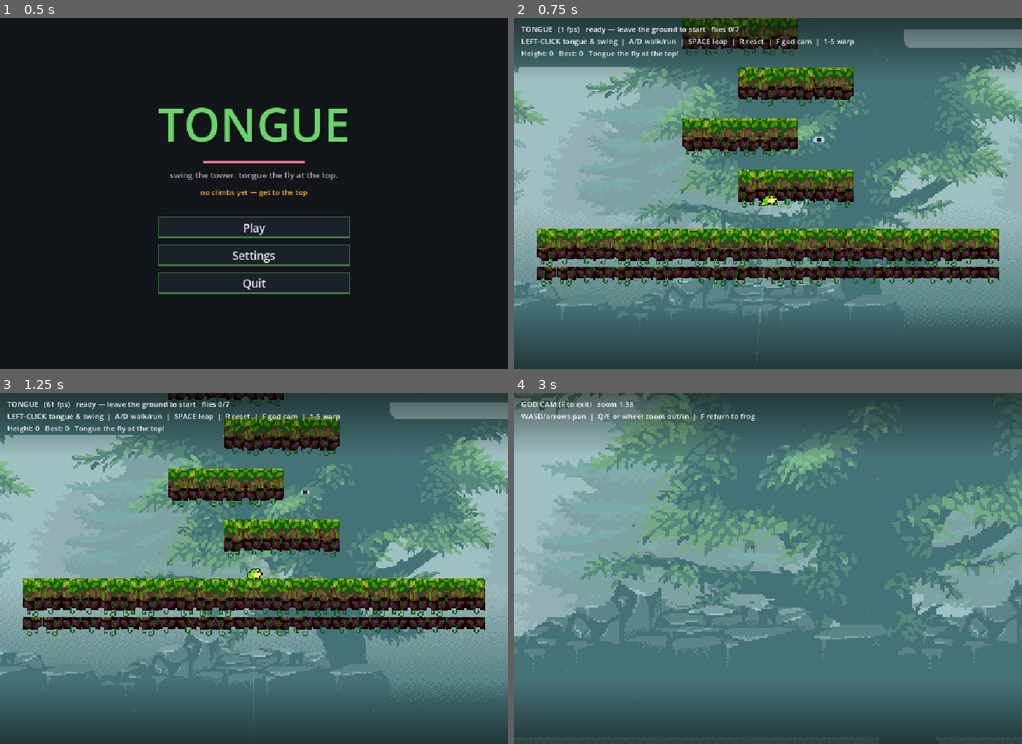
Above: before the commit, frames 1-4 (two rows, left to right).
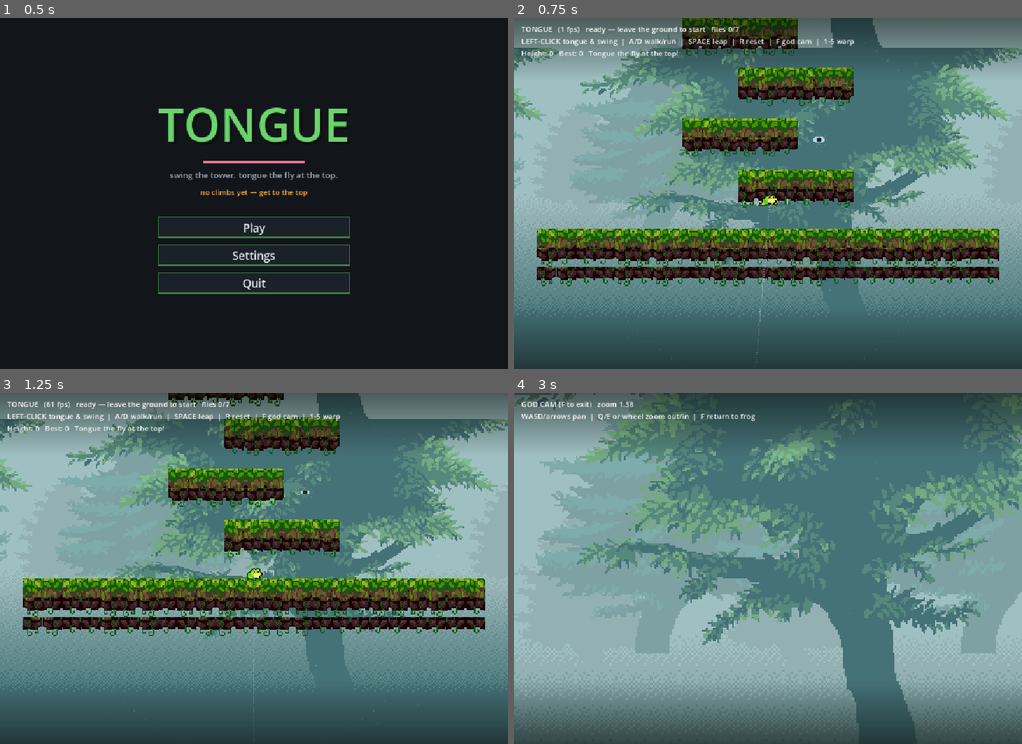
Above: after the commit, the same moments.

Repository: asg86260/Tongue
Game: Godot game, scene res://Title.tscn
Two runs of this game, one before a commit and one after it. Both use one fixed random seed, a clock stepped at 60 frames per second and the inputs below.
Inputs (mouse positions are in pixels of both pictures, inside the frame that each line leads up to):
- Up to frame 1 (0.5 s): no input
- Up to frame 2 (0.75 s): click "Play" at 0.5 s
- Up to frame 3 (1.25 s): no input
- Up to frame 4 (3 s): tap Enter at 1.25 s; move the mouse to (879, 550) at 1.27 s; press the mouse at (879, 550) at 1.28 s; hold D (move_right) 1.28-2.03 s; tap Space (jump) at 1.52, 1.82, 2.27, 2.57 s; move the mouse to (666, 586) at 2.02 s; release the mouse at (666, 586) at 2.03 s; hold S (move_down) 2.03-2.78 s; tap F (godcam) at 2.1 s; move the mouse to (818, 491) at 2.77 s; hold D (move_right) from 2.78 s (still down); hold E (zoom_in) from 2.78 s (still down)

Frame 1 is identical in both runs. In frame 2, 17% of the frame differs, in the area x 0-100%, y 0-84%; in frame 3, 17%; in frame 4, 43%, in the area x 0-100%, y 0-98%.

Commit message:
Pin sky layer + add --shot dev screenshot hook
Backdrop: pin the gradient sky vertically (motion.y=0, no vertical tiling) so it
never seams while climbing; only the transparent tree layers parallax/tile. Drop
the ground-rocks layer (doesn't suit a vertical climb). Fixes the top-right seam.

Game:  launch flag saves a viewport screenshot to user://shot.png (works
even when the window is occluded/fullscreen, unlike external capture).

Co-Authored-By: Claude Opus 4.8 <noreply@anthropic.com>

Diff:
--- a/Backdrop.gd
+++ b/Backdrop.gd
@@ -8,17 +8,18 @@
 const L_BACK := preload("res://assets/bg/mist-back.png")
 const L_BACKTREES := preload("res://assets/bg/mist-back-trees.png")
 const L_TREE := preload("res://assets/bg/mist-tree.png")
-const L_ROCKS := preload("res://assets/bg/mist-rocks.png")
 
 func _ready() -> void:
 	layer = -10   # ParallaxBackground is a CanvasLayer — sit behind the world
-	# far → near: motion_scale grows so nearer layers parallax more
-	_layer(L_BACK, Vector2(0.10, 0.06), 3.4)
-	_layer(L_BACKTREES, Vector2(0.16, 0.10), 3.4)
-	_layer(L_TREE, Vector2(0.26, 0.16), 3.2)
-	_layer(L_ROCKS, Vector2(0.40, 0.26), 3.0)
+	# Sky gradient is pinned vertically (motion.y = 0, no vertical tiling) so its
+	# light-top/dark-bottom gradient never seams while climbing.
+	_layer(L_BACK, Vector2(0.06, 0.0), 3.4, false)
+	# Transparent tree layers parallax + tile vertically — repeating trees read as
+	# a continuous forest the whole way up. Nearer layers move more.
+	_layer(L_BACKTREES, Vector2(0.14, 0.09), 3.2, true)
+	_layer(L_TREE, Vector2(0.24, 0.16), 3.0, true)
 
-func _layer(tex: Texture2D, motion: Vector2, scl: float) -> void:
+func _layer(tex: Texture2D, motion: Vector2, scl: float, tile_v: bool) -> void:
 	var pl := ParallaxLayer.new()
 	pl.motion_scale = motion
 	var spr := Sprite2D.new()
@@ -27,6 +28,6 @@
 	spr.texture_filter = CanvasItem.TEXTURE_FILTER_NEAREST
 	spr.scale = Vector2(scl, scl)
 	pl.add_child(spr)
-	# tile infinitely in both axes so it always fills, regardless of climb height
-	pl.motion_mirroring = Vector2(tex.get_width() * scl, tex.get_height() * scl)
+	var h := tex.get_height() * scl if tile_v else 0.0
+	pl.motion_mirroring = Vector2(tex.get_width() * scl, h)
 	add_child(pl)
--- a/Game.gd
+++ b/Game.gd
@@ -72,6 +72,11 @@
 	win_screen = WinScreenScene.new()
 	add_child(win_screen)
 	start_best = Save.best_height
+	# dev: launch with `-- --shot` to save a viewport screenshot to user://shot.png and quit
+	if "--shot" in OS.get_cmdline_user_args():
+		get_tree().create_timer(2.0).timeout.connect(func():
+			get_viewport().get_texture().get_image().save_png("user://shot.png")
+			get_tree().quit())
 
 # --- tiled ledges (Ansimuz Modular tileset) ---
 # Leafy-green top tiles over a stone body with vines built in — the set's own
